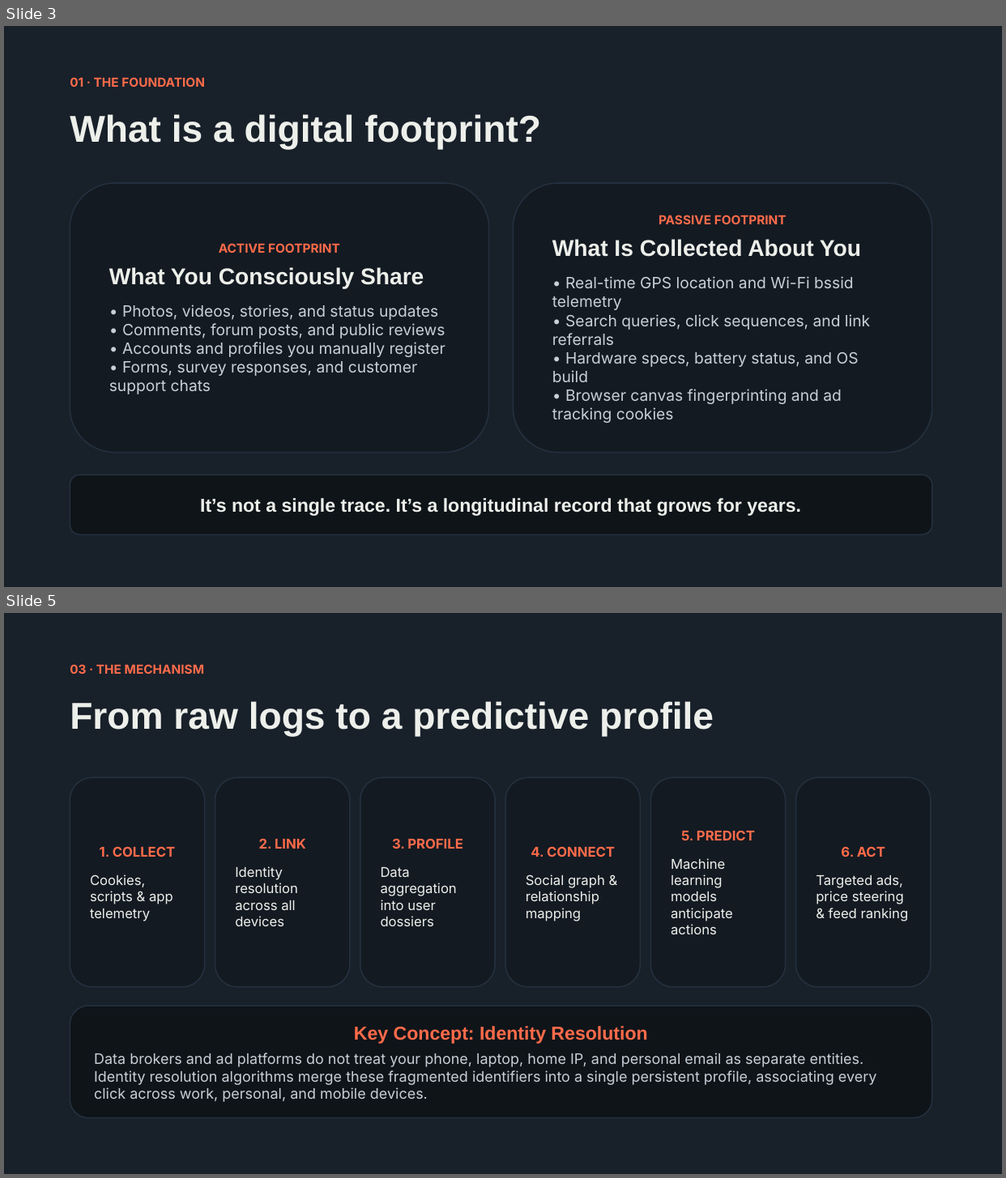
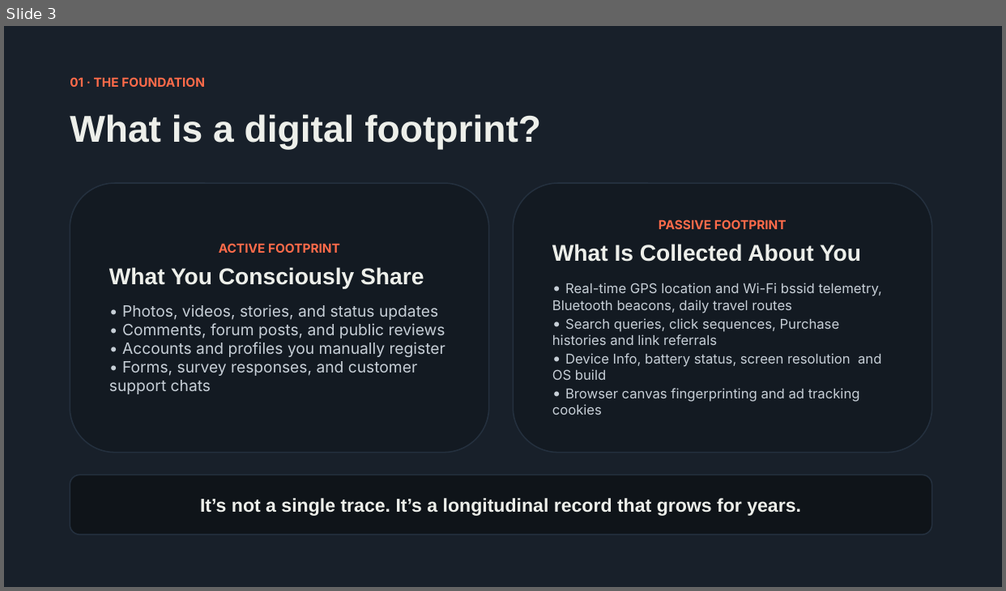
Before and after one commit to snowfox-rubait/englishPresentation, a slide deck: digitalFootprint/383 & 388.pptx. Shown one above the other, each under a label of ours: slides 3 and 5 before the commit, slide 3 after it; the slides between them are not shown. The pictures are 1006x1178 and 1006x591 pixels, drawn with LibreOffice and Linux fonts; fonts in the diff are those of the drawing. Boxes give left, top, right and bottom in pixels: in the first picture for what was removed or moved away, otherwise in the second. Text is boxed around its words. In the diff, an @@ line names an element or a change of style, - is before the commit and + after.

```diff
--- a/digitalFootprint/383 & 388.pptx
+++ b/digitalFootprint/383 & 388.pptx
@@ slide 5 removed at [4, 613, 1002, 1174], background #18202A @@
@@ text removed at [70, 664, 204, 674] @@
-03 · THE MECHANISM
@@ text removed at [70, 701, 714, 736] @@
-From raw logs to a predictive profile
@@ rounded rectangle removed at [70, 777, 205, 987] @@
-1. COLLECT
-Cookies, scripts & app telemetry
@@ rounded rectangle removed at [215, 777, 350, 987] @@
-2. LINK
-Identity resolution across all devices
@@ rounded rectangle removed at [360, 777, 495, 987] @@
-3. PROFILE
-Data aggregation into user dossiers
@@ rounded rectangle removed at [505, 777, 641, 987] @@
-4. CONNECT
-Social graph & relationship mapping
@@ rounded rectangle removed at [651, 777, 786, 987] @@
-5. PREDICT
-Machine learning models anticipate actions
@@ rounded rectangle removed at [796, 777, 931, 987] @@
-6. ACT
-Targeted ads, price steering & feed ranking
@@ rounded rectangle removed at [70, 1006, 932, 1118] @@
-Key Concept: Identity Resolution
-Data brokers and ad platforms do not treat your phone, laptop, home IP, and personal email as separate entities. Identity resolution algorithms merge these fragmented identifiers into a single persistent profile, associating every click across work, personal, and mobile devices.
@@ slide 3 changed as well @@
@@ rounded rectangle "ACTIVE FOOTPRINT" at [70, 183, 489, 453]: outline #24303E 1.2 pt to #24303E 1.19 pt; proportions changed @@
@@ rounded rectangle "PASSIVE FOOTPRINT" at [513, 183, 932, 453]: outline #24303E 1.2 pt to #24303E 1.19 pt; proportions changed @@
@@ text in rounded rectangle at [552, 283, 882, 415]: text changed; size 15 to 13 pt @@
-• Real-time GPS location and Wi-Fi bssid telemetry
-• Search queries, click sequences, and link referrals
-• Hardware specs, battery status, and OS build
-• Browser canvas fingerprinting and ad tracking cookies
+• Real-time GPS location and Wi-Fi bssid telemetry, Bluetooth beacons, daily travel routes
+• Search queries, click sequences, Purchase histories and link referrals
+• Device Info, battery status, screen resolution and OS build
+• Browser canvas fingerprinting and ad tracking cookies
```
Also in this commit, not shown: 6 other slides changed, 2 slides added, 3 other slides removed, 6 other files.
